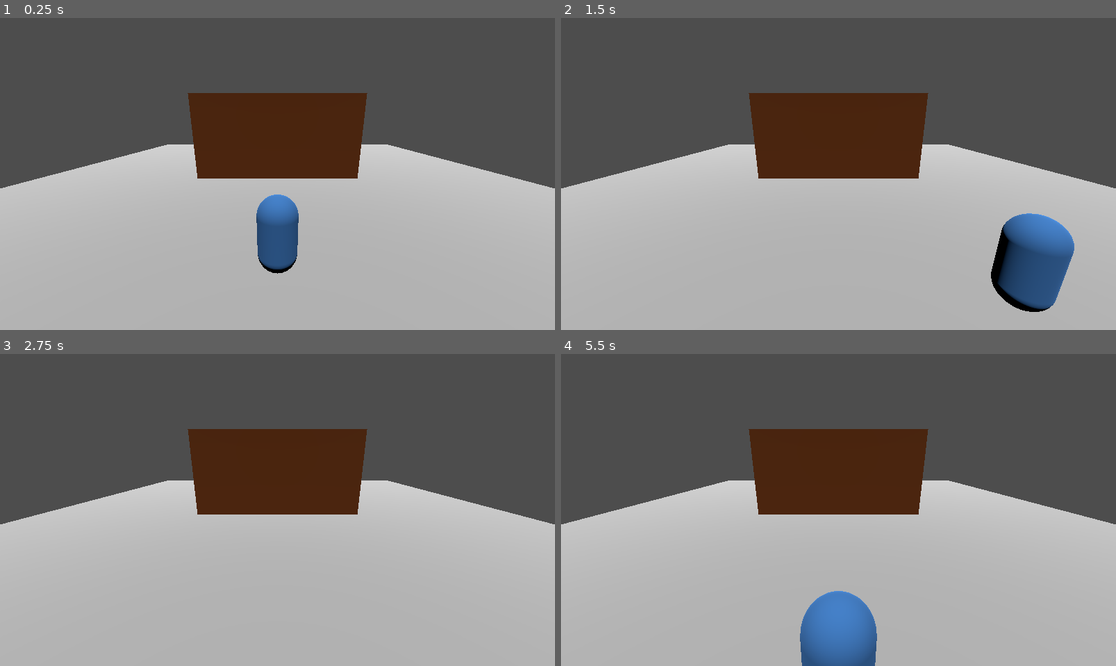
Above: before the commit, frames 1-4 (two rows, left to right).
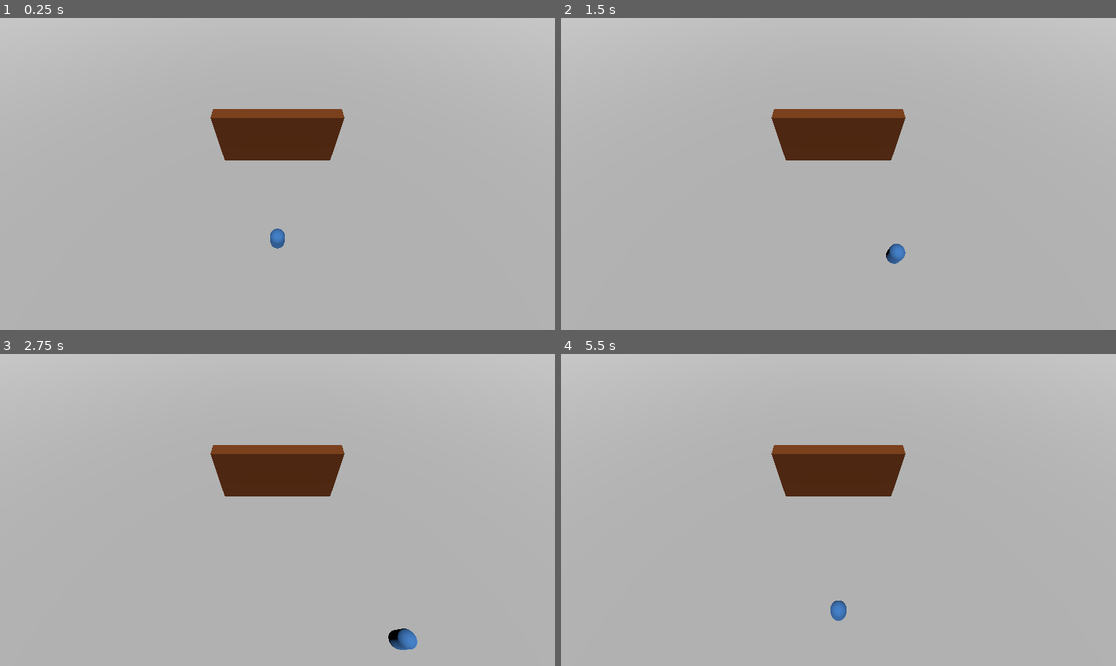
Above: after the commit, the same moments.

Repository: lucsedirae/godot_template_441
Game: Godot game, scene res://init.tscn
Same seed, same stepped clock (60 frames per second), same inputs: the game is played once before the commit and once after it.
Inputs:
- Up to frame 1 (0.25 s): no input
- Up to frame 2 (1.5 s): tap Enter (ui_accept) at 0.5, 0.77 s; hold D (move_right) 0.53-1.28 s; tap Space at 0.6, 1.35 s; hold S (move_down) from 1.28 s (still down)
- Up to frame 3 (2.75 s): tap Enter (ui_accept) at 1.52 s; release S (move_down) at 2.03 s; hold D (move_right) from 2.03 s (still down); tap Space at 2.1 s
- Up to frame 4 (5.5 s): release D (move_right) at 2.78 s; hold W (move_up) 2.78-3.53 s; tap Space every 0.75 s from 2.85 to 5.1 s; tap Enter (ui_accept) at 3.02, 3.77, 4.52 s; hold A (move_left) 3.53-5.03 s; hold S (move_down) from 5.03 s (still down)

The runs differ from the first frame. In frame 1, 48% of the frame differs, in the area x 0-100%, y 0-82%; in frame 2, 50%, in the area x 0-100%, y 0-95%; in frame 3, 46%; in frame 4, 49%.

Commit message:
Adjusted floor asset

Diff:
--- a/Assets/meshes/level_floor.tres
+++ b/Assets/meshes/level_floor.tres
@@ -4,3 +4,4 @@
 
 [resource]
 material = ExtResource("1_0fhw7")
+size = Vector2(250, 250)
--- /dev/null
+++ b/Scenes/floor.tscn
@@ -0,0 +1,16 @@
+[gd_scene load_steps=3 format=3 uid="uid://svqgok8fqb8q"]
+
+[ext_resource type="PlaneMesh" uid="uid://d2l5s17h6i0ff" path="res://Assets/meshes/level_floor.tres" id="1_nvnu3"]
+
+[sub_resource type="BoxShape3D" id="BoxShape3D_agfsv"]
+size = Vector3(250, 0.1, 250)
+
+[node name="Floor" type="StaticBody3D"]
+transform = Transform3D(15, 0, 0, 0, 15, 0, 0, 0, 15, 0, 0, 0)
+
+[node name="MeshInstance3D" type="MeshInstance3D" parent="."]
+mesh = ExtResource("1_nvnu3")
+
+[node name="CollisionShape3D" type="CollisionShape3D" parent="."]
+transform = Transform3D(1, 0, 0, 0, 1, 0, 0, 0, 1, 0, -0.05, 0)
+shape = SubResource("BoxShape3D_agfsv")
--- a/Scenes/main.tscn
+++ b/Scenes/main.tscn
@@ -1,33 +1,23 @@
-[gd_scene load_steps=5 format=3 uid="uid://cn80k70as47hm"]
+[gd_scene load_steps=4 format=3 uid="uid://cn80k70as47hm"]
 
-[ext_resource type="PlaneMesh" uid="uid://d2l5s17h6i0ff" path="res://Assets/meshes/level_floor.tres" id="1_jjgbg"]
 [ext_resource type="PackedScene" uid="uid://cectpwuvntg50" path="res://Scenes/player.tscn" id="2_bo1nx"]
 [ext_resource type="PackedScene" uid="uid://dyka1me0qym52" path="res://Scenes/wall.tscn" id="3_8gbba"]
-
-[sub_resource type="BoxShape3D" id="BoxShape3D_jjgbg"]
-size = Vector3(2, 1, 2)
+[ext_resource type="PackedScene" uid="uid://svqgok8fqb8q" path="res://Scenes/floor.tscn" id="3_jjvhh"]
 
 [node name="Node3D" type="Node3D"]
 
 [node name="Camera3D" type="Camera3D" parent="."]
-transform = Transform3D(1, 0, 0, 0, 0.96117, 0.275956, 0, -0.275956, 0.96117, 0, 3.78948, 12.64)
+transform = Transform3D(1, 0, 0, 0, 0.574548, 0.818471, 0, -0.818471, 0.574548, 0, 15.0075, 12.64)
 
 [node name="DirectionalLight3D" type="DirectionalLight3D" parent="."]
 transform = Transform3D(1, 0, 0, 0, 0.290485, 0.95688, 0, -0.95688, 0.290485, 0, 16.4246, 3.20356)
 light_energy = 0.75
-
-[node name="Floor" type="StaticBody3D" parent="."]
-transform = Transform3D(15, 0, 0, 0, 15, 0, 0, 0, 15, 0, 0, 0)
-
-[node name="MeshInstance3D" type="MeshInstance3D" parent="Floor"]
-mesh = ExtResource("1_jjgbg")
-
-[node name="CollisionShape3D" type="CollisionShape3D" parent="Floor"]
-transform = Transform3D(1, 0, 0, 0, 1, 0, 0, 0, 1, 0, -0.5, 0)
-shape = SubResource("BoxShape3D_jjgbg")
 
 [node name="Player" parent="." instance=ExtResource("2_bo1nx")]
 transform = Transform3D(1, 0, 0, 0, 1, 0, 0, 0, 1, 0, 1, 8.25)
 
 [node name="Wall" parent="." instance=ExtResource("3_8gbba")]
 transform = Transform3D(1, 0, 0, 0, 1, 0, 0, 0, 1, 0, 2.5, 0)
+
+[node name="Floor" parent="." instance=ExtResource("3_jjvhh")]
+transform = Transform3D(1, 0, 0, 0, 1, 0, 0, 0, 1, 0, 0, 0)
